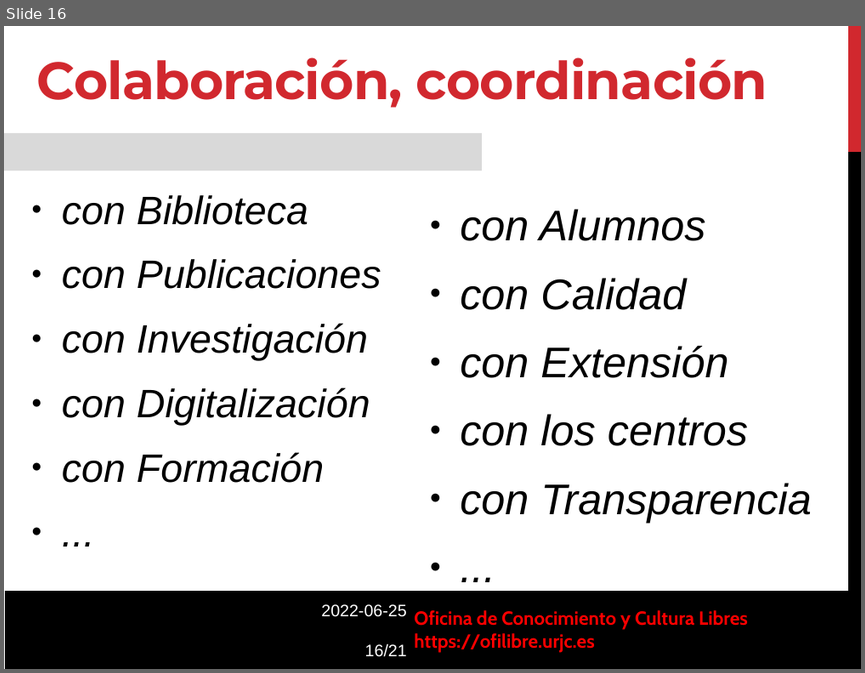
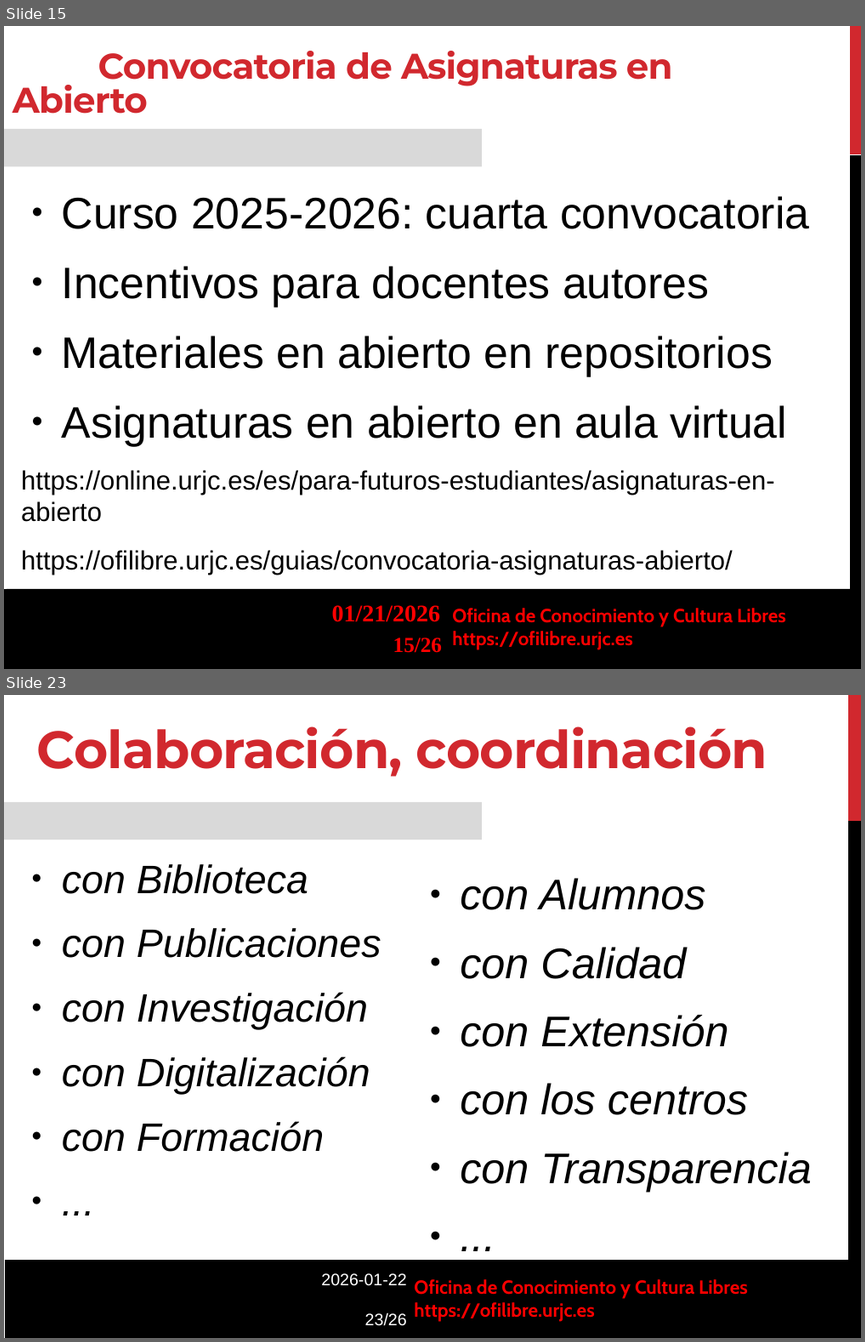
Before and after one commit to roberto-red/ofilibre, a slide deck: static/transpas/ofilibre/Modelo-OfiLibre.odp. Shown one above the other, each under a label of ours: slide 16 before the commit, slides 15 and 23 after it; the slides between them are not shown. The pictures are 865x673 and 865x1342 pixels, drawn with LibreOffice and Linux fonts; fonts in the diff are those of the drawing; background and template pictures are left out. Boxes give left, top, right and bottom in pixels: in the first picture for what was removed or moved away, otherwise in the second. Text is boxed around its words. In the diff, an @@ line names an element or a change of style, - is before the commit and + after.

Commit message:
Nueva presentación del "modelo OfiLibre"

```diff
--- a/static/transpas/ofilibre/Modelo-OfiLibre.odp
+++ b/static/transpas/ofilibre/Modelo-OfiLibre.odp
@@ slide 15 added at [4, 26, 861, 669], background #FFFFFF @@
@@ text added at [12, 51, 673, 114], 30 pt, text #D1282E, bold @@
+Convocatoria de Asignaturas en Abierto
@@ freeform shape added at [850, 26, 861, 154], fill #D1282E @@
@@ rectangle added at [4, 129, 481, 166], fill #D9D9D9 @@
@@ freeform shape added at [850, 155, 861, 669], fill #000000 @@
@@ text added at [21, 196, 809, 575], 22.2 pt, text #000000 @@
+● Curso 2025-2026: cuarta convocatoria
+● Incentivos para docentes autores
+● Materiales en abierto en repositorios
+● Asignaturas en abierto en aula virtual
+https://online.urjc.es/es/para-futuros-estudiantes/asignaturas-en-abierto
+https://ofilibre.urjc.es/guias/convocatoria-asignaturas-abierto/
@@ freeform shape added at [4, 588, 861, 669], fill #000000 @@
@@ text added at [332, 605, 441, 622], 20 pt, text #FF0000, bold @@
+01/21/2026
@@ text added at [452, 607, 786, 650], 16 pt, text #FF0000, bold @@
+Oficina de Conocimiento y Cultura Libres
+https://ofilibre.urjc.es
@@ page number added at [393, 637, 442, 652], 18 pt, text #FF0000, bold @@
+15/26
@@ what was slide 16 is now slide 23 @@
@@ text at [321, 1273, 407, 1326]: text changed @@
-2022-06-25
-16/21
+2026-01-22
+23/26
```
Also in this commit, not shown: 8 slides changed, 14 other slides added, 10 slides removed, 3 other files.
